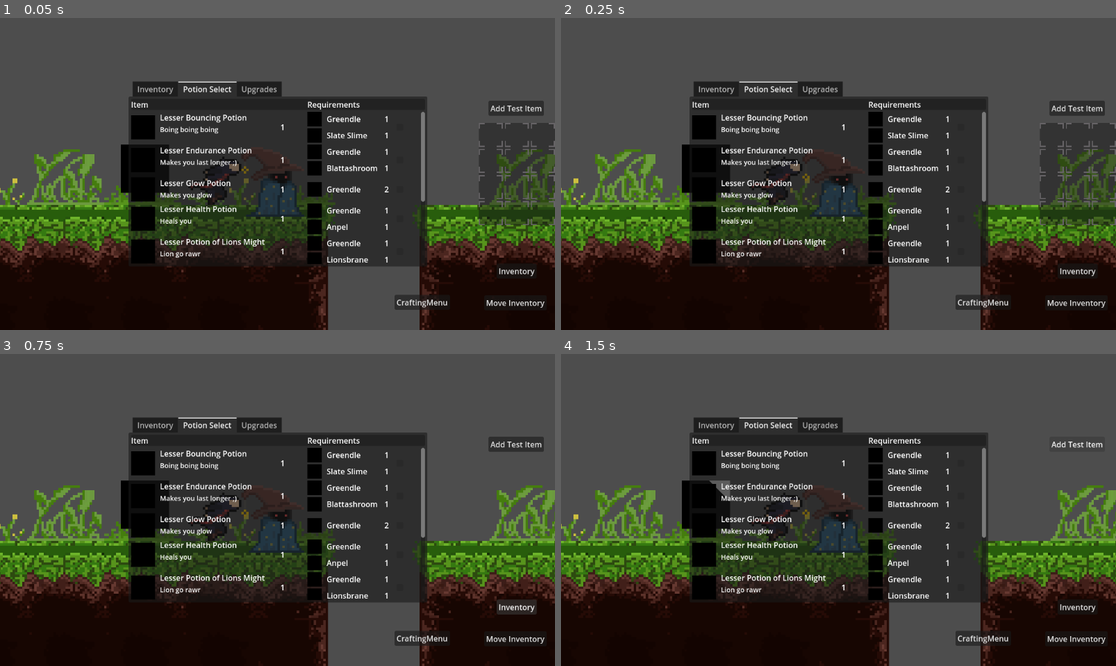
Above: before the commit, frames 1-4 (two rows, left to right).
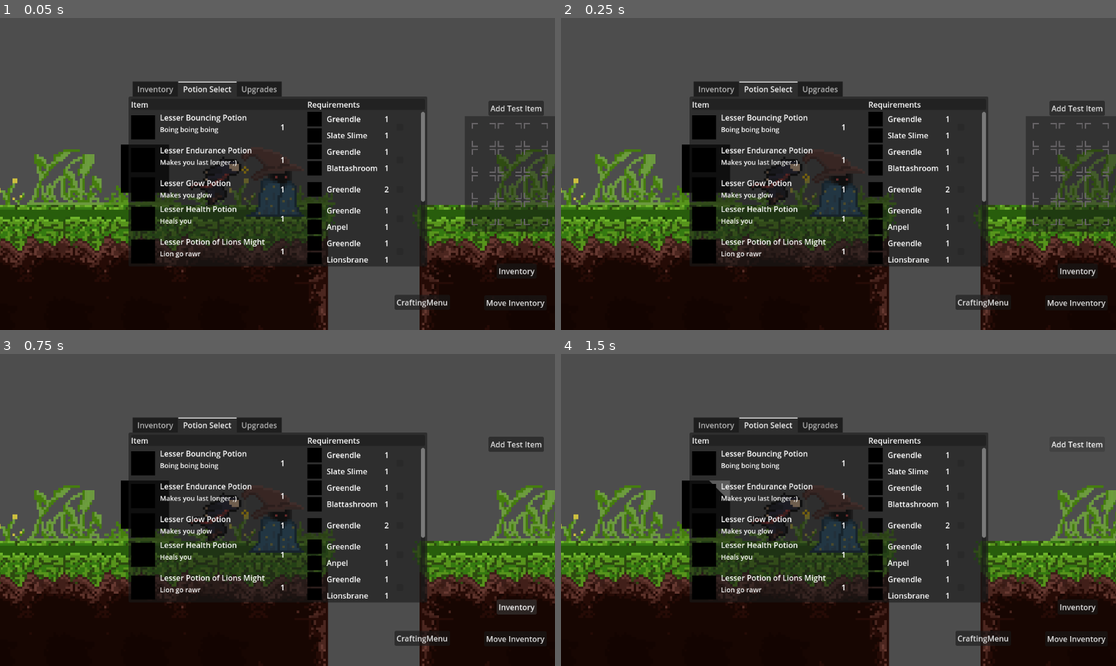
Above: after the commit, the same moments.

Repository: MRobinson12/BroyGames
Game: Godot game, scene res://Scenes/inventory_test_scene.tscn
Two runs of this game, one before a commit and one after it. Both use one fixed random seed, a clock stepped at 60 frames per second and the inputs below. This scene is started directly instead of the project's main scene.
Inputs:
- Up to frame 1 (0.05 s): no input
- Up to frame 2 (0.25 s): no input
- Up to frame 3 (0.75 s): click "Inventory" at 0.5 s
- Up to frame 4 (1.5 s): click "Add Test Item" at 1.25 s

The runs differ from the first frame. In frame 1, 2.1% of the frame differs, in the area x 83-100%, y 31-69%; in frame 2, 2.1%; in frame 3, nothing differs; in frame 4, nothing differs.

Commit message:
Dynamic inventory sizing

Diff:
--- /dev/null
+++ b/Data/Items/key_item.tres
@@ -0,0 +1,13 @@
+[gd_resource type="Resource" script_class="KeyItem" load_steps=3 format=3 uid="uid://ckrkenamw0ptv"]
+
+[ext_resource type="Script" path="res://Scripts/Inventory/key_item.gd" id="1_fbts3"]
+[ext_resource type="Texture2D" uid="uid://df3f4f5a0q4qm" path="res://Assets/key.png" id="1_t6j11"]
+
+[resource]
+script = ExtResource("1_fbts3")
+key_id = ""
+key_colour = Color(0, 0, 0, 1)
+id = "key_item"
+name = "Key"
+icon = ExtResource("1_t6j11")
+description = "This key opens something"
--- a/Scenes/UI/inventory_scene.tscn
+++ b/Scenes/UI/inventory_scene.tscn
@@ -1,7 +1,6 @@
-[gd_scene load_steps=4 format=3 uid="uid://cg6nbrcghq5kp"]
+[gd_scene load_steps=3 format=3 uid="uid://cg6nbrcghq5kp"]
 
 [ext_resource type="Script" path="res://Scripts/Inventory/inventory_display.gd" id="1_1lf0d"]
-[ext_resource type="PackedScene" uid="uid://bw6pcgvpmser1" path="res://Scenes/UI/item_slot.tscn" id="2_qbf6j"]
 
 [sub_resource type="StyleBoxFlat" id="StyleBoxFlat_yc66c"]
 bg_color = Color(0.0862745, 0.0862745, 0.0862745, 0.47451)
@@ -12,9 +11,9 @@
 anchor_top = 0.5
 anchor_right = 1.0
 anchor_bottom = 0.5
-offset_left = -50.0
-offset_top = -25.0
-offset_bottom = 25.0
+offset_left = -187.0
+offset_top = -120.0
+offset_bottom = 120.0
 grow_horizontal = 0
 grow_vertical = 2
 theme_override_styles/panel = SubResource("StyleBoxFlat_yc66c")
@@ -22,45 +21,16 @@
 
 [node name="MarginContainer" type="MarginContainer" parent="."]
 layout_mode = 2
+theme_override_constants/margin_left = 14
+theme_override_constants/margin_top = 14
+theme_override_constants/margin_right = 2
+theme_override_constants/margin_bottom = 14
 
-[node name="GridContainer" type="GridContainer" parent="MarginContainer"]
+[node name="ScrollContainer" type="ScrollContainer" parent="MarginContainer"]
+layout_mode = 2
+
+[node name="GridContainer" type="GridContainer" parent="MarginContainer/ScrollContainer"]
 unique_name_in_owner = true
 layout_mode = 2
 size_flags_horizontal = 8
 columns = 3
-
-[node name="ItemSlot" parent="MarginContainer/GridContainer" instance=ExtResource("2_qbf6j")]
-layout_mode = 2
-
-[node name="ItemSlot2" parent="MarginContainer/GridContainer" instance=ExtResource("2_qbf6j")]
-layout_mode = 2
-
-[node name="ItemSlot3" parent="MarginContainer/GridContainer" instance=ExtResource("2_qbf6j")]
-layout_mode = 2
-
-[node name="ItemSlot4" parent="MarginContainer/GridContainer" instance=ExtResource("2_qbf6j")]
-layout_mode = 2
-
-[node name="ItemSlot5" parent="MarginContainer/GridContainer" instance=ExtResource("2_qbf6j")]
-layout_mode = 2
-
-[node name="ItemSlot6" parent="MarginContainer/GridContainer" instance=ExtResource("2_qbf6j")]
-layout_mode = 2
-
-[node name="ItemSlot7" parent="MarginContainer/GridContainer" instance=ExtResource("2_qbf6j")]
-layout_mode = 2
-
-[node name="ItemSlot8" parent="MarginContainer/GridContainer" instance=ExtResource("2_qbf6j")]
-layout_mode = 2
-
-[node name="ItemSlot9" parent="MarginContainer/GridContainer" instance=ExtResource("2_qbf6j")]
-layout_mode = 2
-
-[node name="ItemSlot10" parent="MarginContainer/GridContainer" instance=ExtResource("2_qbf6j")]
-layout_mode = 2
-
-[node name="ItemSlot11" parent="MarginContainer/GridContainer" instance=ExtResource("2_qbf6j")]
-layout_mode = 2
-
-[node name="ItemSlot12" parent="MarginContainer/GridContainer" instance=ExtResource("2_qbf6j")]
-layout_mode = 2
--- a/Scenes/inventory_test_scene.tscn
+++ b/Scenes/inventory_test_scene.tscn
@@ -7,7 +7,7 @@
 [ext_resource type="Script" path="res://Scripts/add_item.gd" id="5_mky20"]
 [ext_resource type="Resource" uid="uid://l7nk2ohpwhaw" path="res://Data/Items/greendle.tres" id="6_b05e7"]
 [ext_resource type="PackedScene" uid="uid://drapbkylk73vs" path="res://Scenes/item_pickup.tscn" id="6_iq4cb"]
-[ext_resource type="PackedScene" uid="uid://dwgdycnwfhw10" path="res://Scenes/home_menu.tscn" id="6_ykic4"]
+[ext_resource type="PackedScene" uid="uid://dwgdycnwfhw10" path="res://Scenes/UI/home_menu.tscn" id="6_ykic4"]
 [ext_resource type="Script" path="res://Scripts/move_inv.gd" id="7_55gxv"]
 [ext_resource type="Resource" uid="uid://cntjkbdakb4ob" path="res://Data/Items/blattashroom.tres" id="7_y21uw"]
 [ext_resource type="Resource" uid="uid://djw6qkrpc7flq" path="res://Data/Items/anpel.tres" id="8_36s2h"]
--- a/Scripts/GlobalData.gd
+++ b/Scripts/GlobalData.gd
@@ -6,6 +6,8 @@
 
 var player_inventory : PlayerInventory = PlayerInventory.new()
 var home_inventory : HomeInventory = HomeInventory.new()
+var inventory_size = 12
+var max_potion_slots : int = 3
 var gold : int = 0
 
 func move_inventory():
--- a/Scripts/Inventory/inventory_display.gd
+++ b/Scripts/Inventory/inventory_display.gd
@@ -2,8 +2,10 @@
 extends PanelContainer
 
 @onready var grid_container : GridContainer = %GridContainer
+var item_slot = preload("res://Scenes/UI/item_slot.tscn")
 
 func _ready():
+	create_slots()
 	GlobalData.player_inv_updated.connect(update)
 
 func update():
@@ -11,6 +13,11 @@
 		var slot = grid_container.get_child(i)
 		slot.display(GlobalData.player_inventory.get_item(i))
 
+func create_slots():
+	for i in range(GlobalData.inventory_size):
+		var new_slot = item_slot.instantiate()
+		grid_container.add_child(new_slot)
+
 func open():
 	update()
 	show()
--- /dev/null
+++ b/Scripts/Inventory/key_item.gd
@@ -0,0 +1,5 @@
+class_name KeyItem
+extends Item
+
+@export var key_id : String
+@export var key_colour : Color
--- a/Scripts/home_menu.gd
+++ b/Scripts/home_menu.gd
@@ -1,7 +1,6 @@
 extends TabContainer
 
 var selected_recipes : Array[CraftRecipe]
-var max_potion_slots : int = 3
 
 var item_list_entry = preload("res://Scenes/UI/item_list_entry.tscn")
 
@@ -36,7 +35,7 @@
 	for child in find_child("PotionList").get_children():
 		if child.find_child("CheckBox").button_pressed == true:
 			selected_recipes.append(child.recipe)
-	if selected_recipes.size() >= max_potion_slots:
+	if selected_recipes.size() >= GlobalData.max_potion_slots:
 		disable_selection()
 	else:
 		enable_selection()
Not shown, added: Assets/puzzle_crate.png.import
Not shown, added: Assets/wall_torch.png.import
Renamed: Scenes/home_menu.tscn -> Scenes/UI/home_menu.tscn
